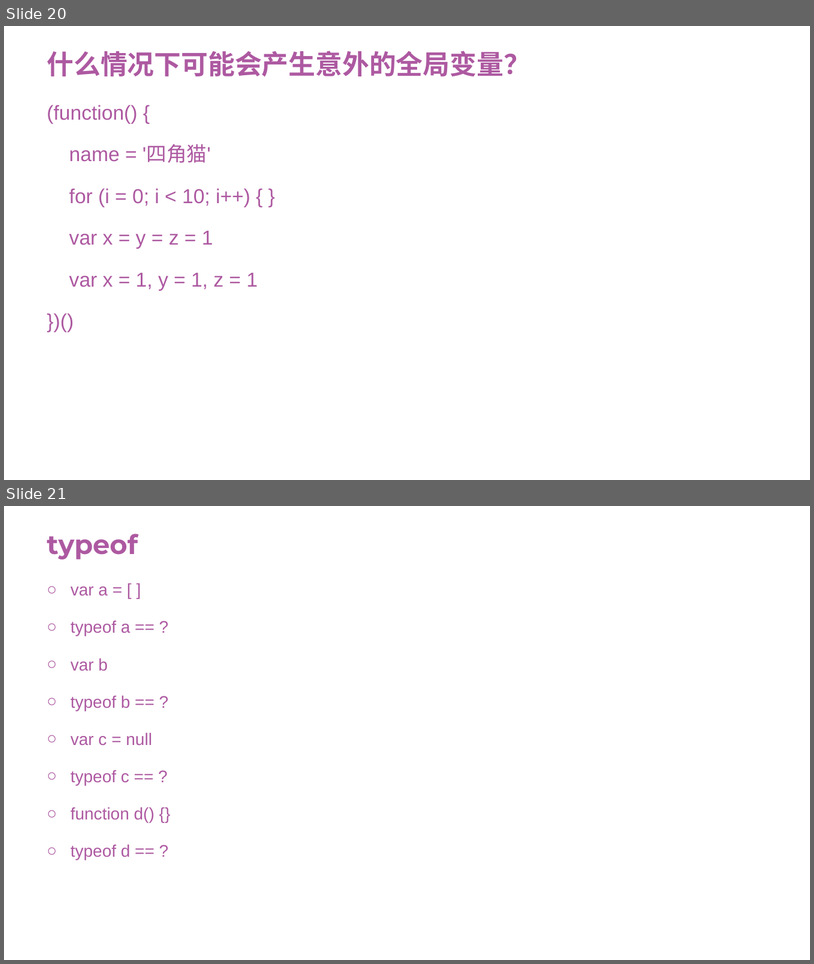
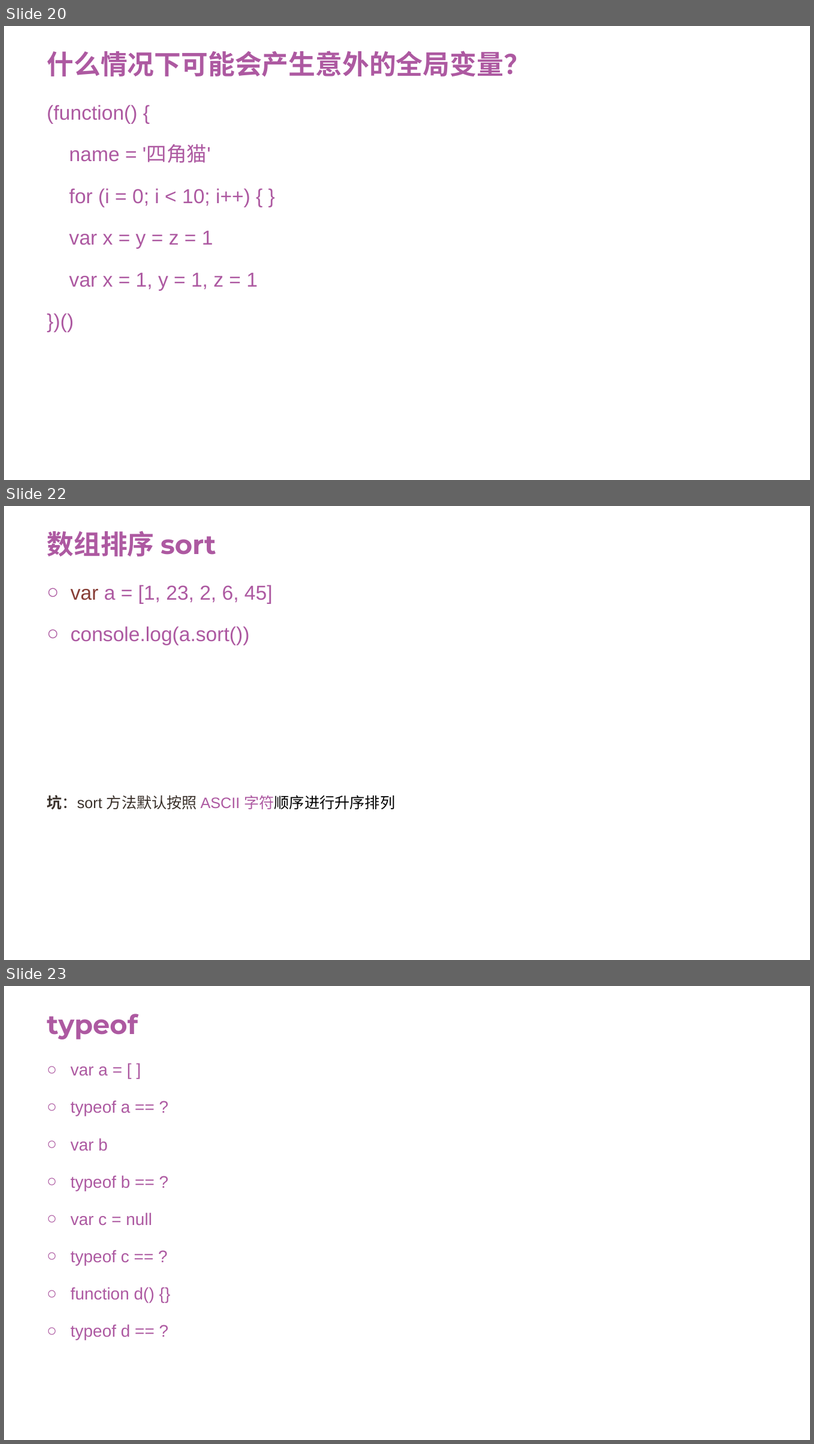
Before and after one commit to panxuepeng/javascript, a slide deck: ppt/JavaScript 基础部分.ppt. Shown one above the other, each under a label of ours: slides 20 and 21 before the commit, slides 20, 22 and 23 after it; the slides between them are not shown. The pictures are 814x964 and 814x1444 pixels, drawn with LibreOffice and Linux fonts; fonts in the diff are those of the drawing; background and template pictures are left out. Boxes give left, top, right and bottom in pixels: in the first picture for what was removed or moved away, otherwise in the second. Text is boxed around its words. In the diff, an @@ line names an element or a change of style, - is before the commit and + after.

```diff
--- a/ppt/JavaScript 基础部分.ppt
+++ b/ppt/JavaScript 基础部分.ppt
@@ slide 22 added at bbox=[4, 506, 810, 960], background #FFFFFF @@
@@ title added at bbox=[47, 531, 216, 556], 32 pt, text #AD59A1, bold @@
+数组排序 sort
@@ text added at bbox=[71, 585, 273, 645], 24 pt, text #AD59A1 @@
+○ var a = [1, 23, 2, 6, 45]
+○ console.log(a.sort())
@@ text added at bbox=[47, 795, 395, 810], 18 pt, text #39302A @@
+坑：sort 方法默认按照 ASCII 字符顺序进行升序排列
@@ what was slide 21 is now slide 23 @@
```
Also in this commit, not shown: 1 other slide added, 12 other files.
